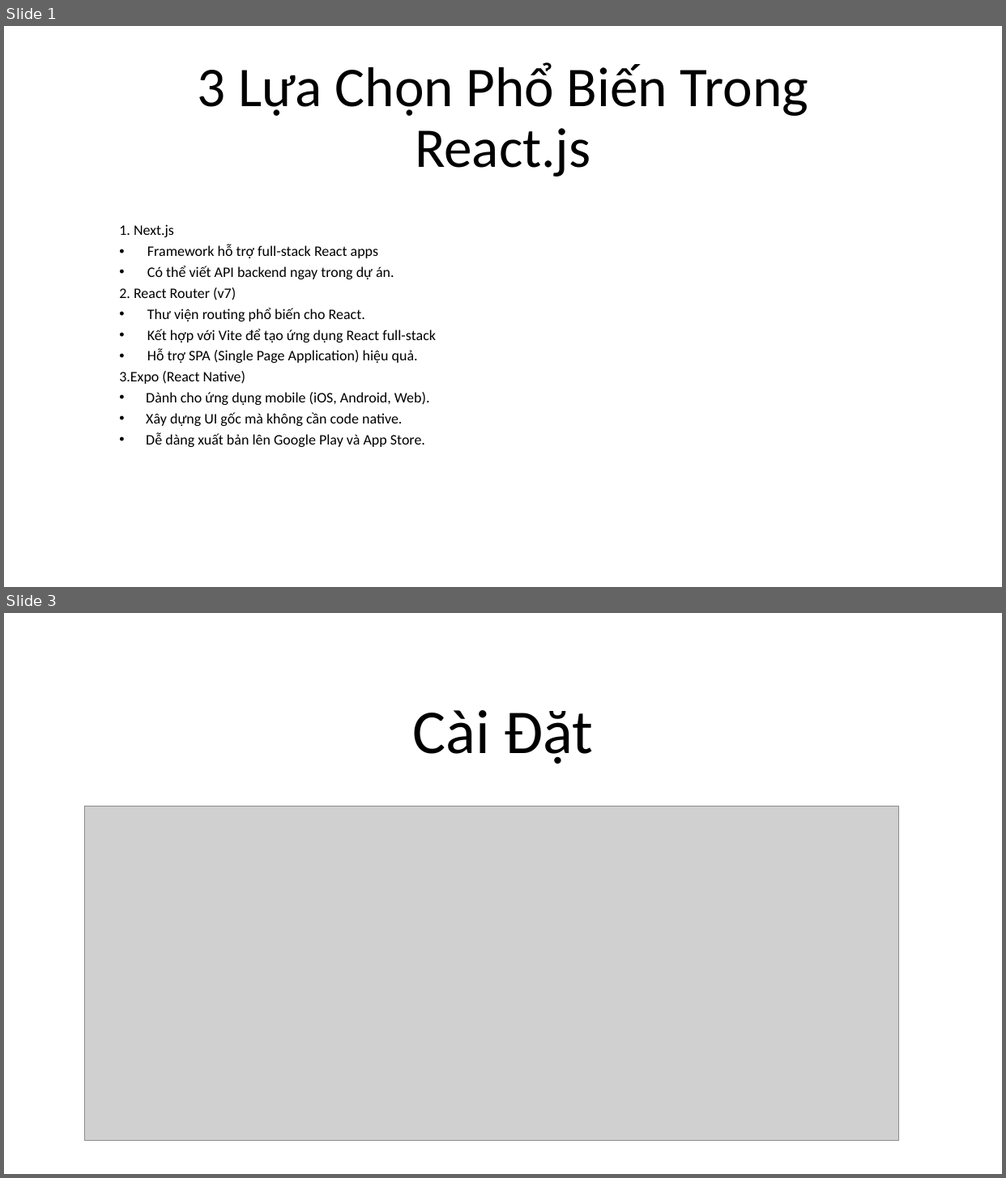
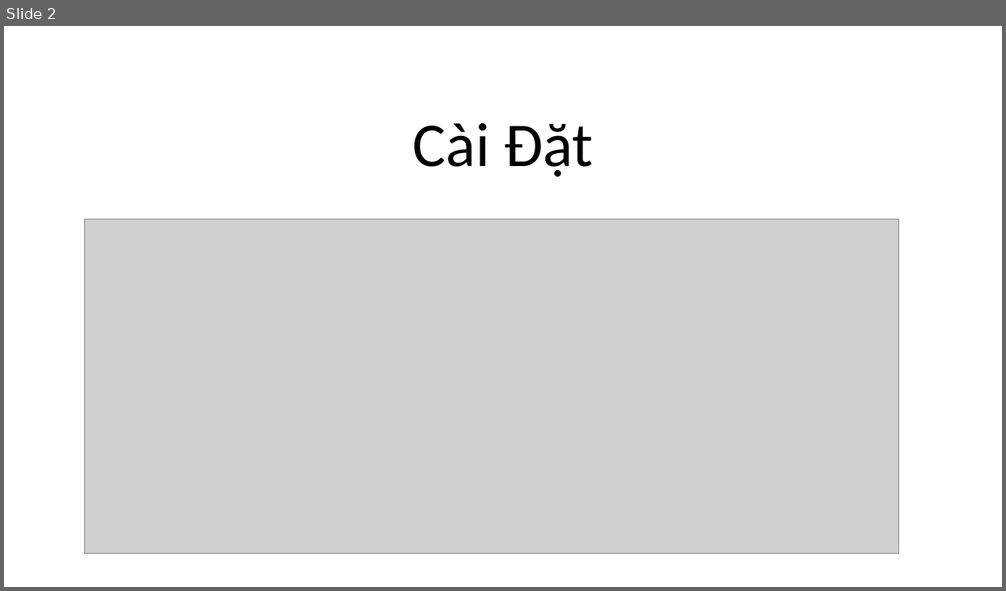
Before and after one commit to petertranhoanglinh/myoffice_demo, a slide deck: dos/React.pptx. Shown one above the other, each under a label of ours: slides 1 and 3 before the commit, slide 2 after it; the slides between them are not shown. The pictures are 1006x1178 and 1006x591 pixels, drawn with LibreOffice and Linux fonts; fonts in the diff are those of the drawing; grey boxes stand for pictures. Boxes give left, top, right and bottom in pixels: in the first picture for what was removed or moved away, otherwise in the second. Text is boxed around its words. In the diff, an @@ line names an element or a change of style, - is before the commit and + after.

```diff
--- a/dos/React.pptx
+++ b/dos/React.pptx
@@ slide 1 removed at (4, 26, 1002, 587), background #FFFFFF @@
@@ title removed at (197, 62, 808, 177) @@
-3 Lựa Chọn Phổ Biến Trong React.js
@@ subtitle removed at (119, 224, 436, 447) @@
-  1. Next.js
-  • Framework hỗ trợ full-stack React apps
-  • Có thể viết API backend ngay trong dự án.
-  2. React Router (v7)
-  • Thư viện routing phổ biến cho React.
-  • Kết hợp với Vite để tạo ứng dụng React full-stack
-  • Hỗ trợ SPA (Single Page Application) hiệu quả.
-  3.Expo (React Native)
-  • Dành cho ứng dụng mobile (iOS, Android, Web).
-  • Xây dựng UI gốc mà không cần code native.
-  • Dễ dàng xuất bản lên Google Play và App Store.
@@ what was slide 3 is now slide 2 @@
```
Also in this commit, not shown: 1 slide changed, 8 slides added, 13 other slides removed, 5 other files.
